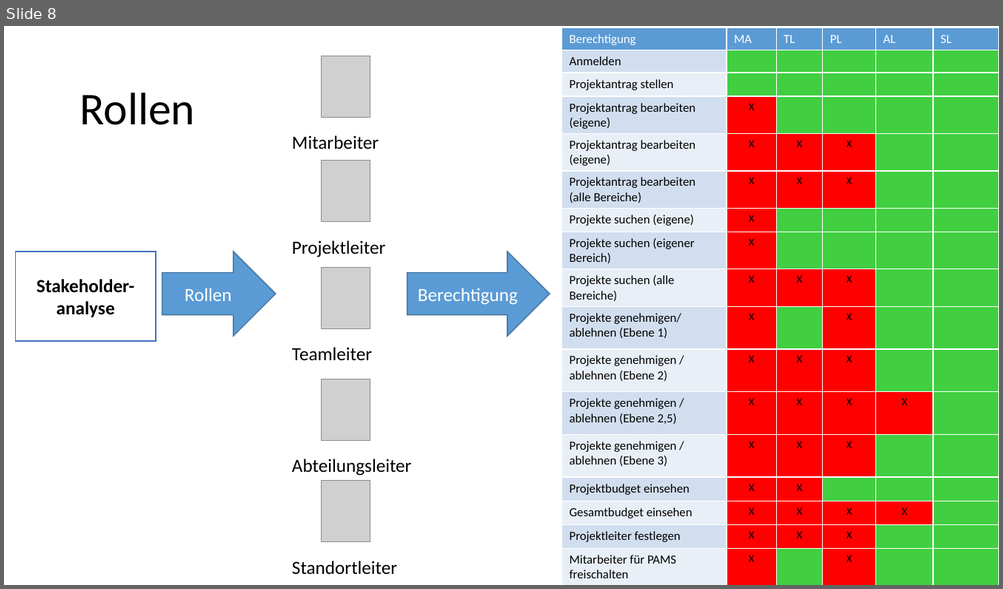
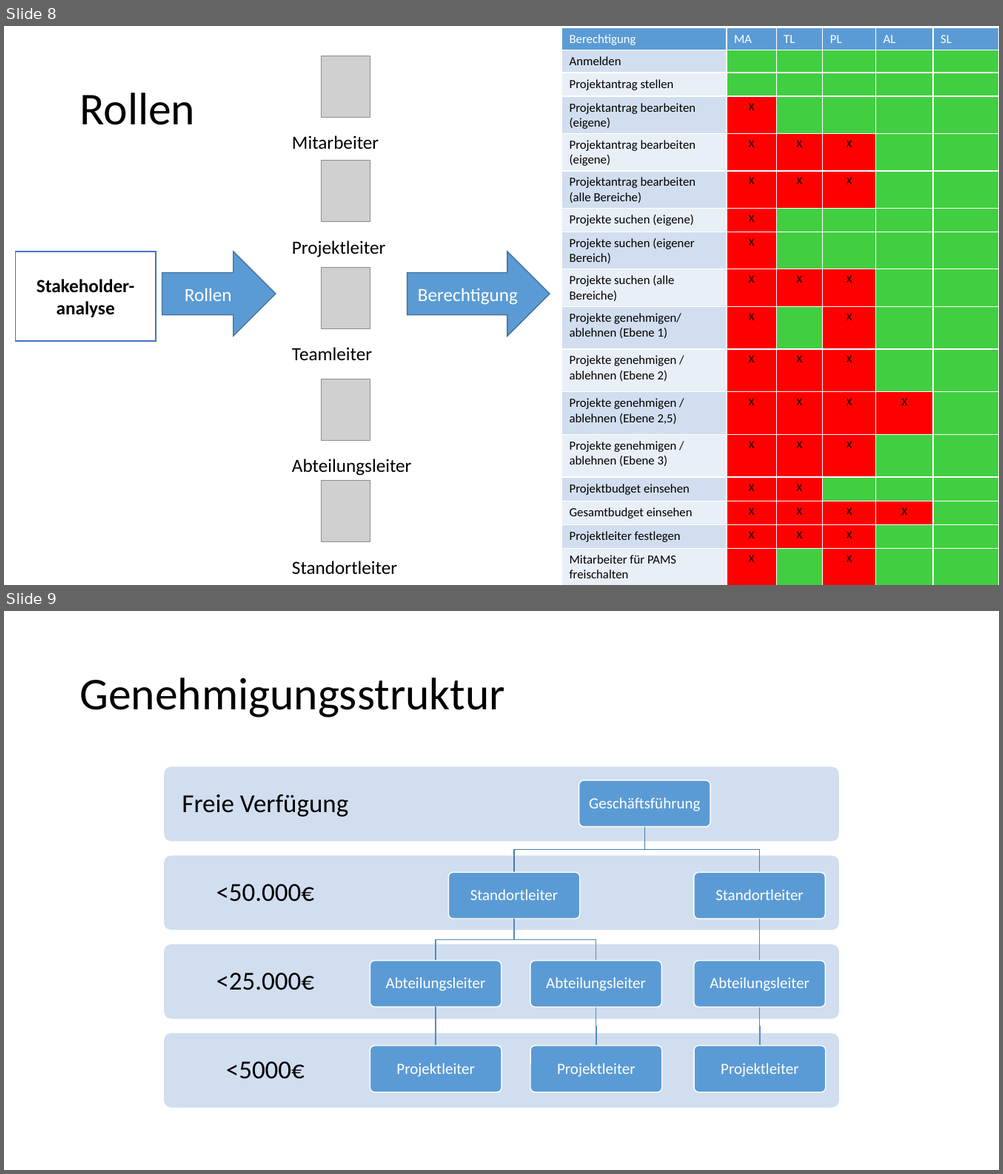
Before and after one commit to Masterarth/PM, a slide deck: documents/projectmanagement/Praesentationen/Vorstellung_Zwischenpräsentation_Final.pptx. Shown one above the other, each under a label of ours: slide 8 before the commit, slides 8 and 9 after it. The pictures are 1003x589 and 1003x1174 pixels, drawn with LibreOffice and Linux fonts; fonts in the diff are those of the drawing; grey boxes stand for pictures. Boxes give left, top, right and bottom in pixels: in the first picture for what was removed or moved away, otherwise in the second. Text is boxed around its words. In the diff, an @@ line names an element or a change of style, - is before the commit and + after.

```diff
--- a/documents/projectmanagement/Praesentationen/Vorstellung_Zwischenpräsentation_Final.pptx
+++ b/documents/projectmanagement/Praesentationen/Vorstellung_Zwischenpräsentation_Final.pptx
@@ slide 9 added at [4,611,999,1170], background #FFFFFF @@
@@ title added at [79,678,504,718], 44 pt, text #000000 @@
+Genehmigungsstruktur
@@ group added at [164,767,839,1108]: 13 rounded rectangles, 13 texts, 8 freeform shapes @@
+<5000€
+<25.000€
+<50.000€
+Freie Verfügung
+Geschäftsführung
+Standortleiter
+Abteilungsleiter
+Projektleiter
+Abteilungsleiter
+Projektleiter
+Standortleiter
+Abteilungsleiter
+Projektleiter
```
Also in this commit, not shown: 1 slide changed.
